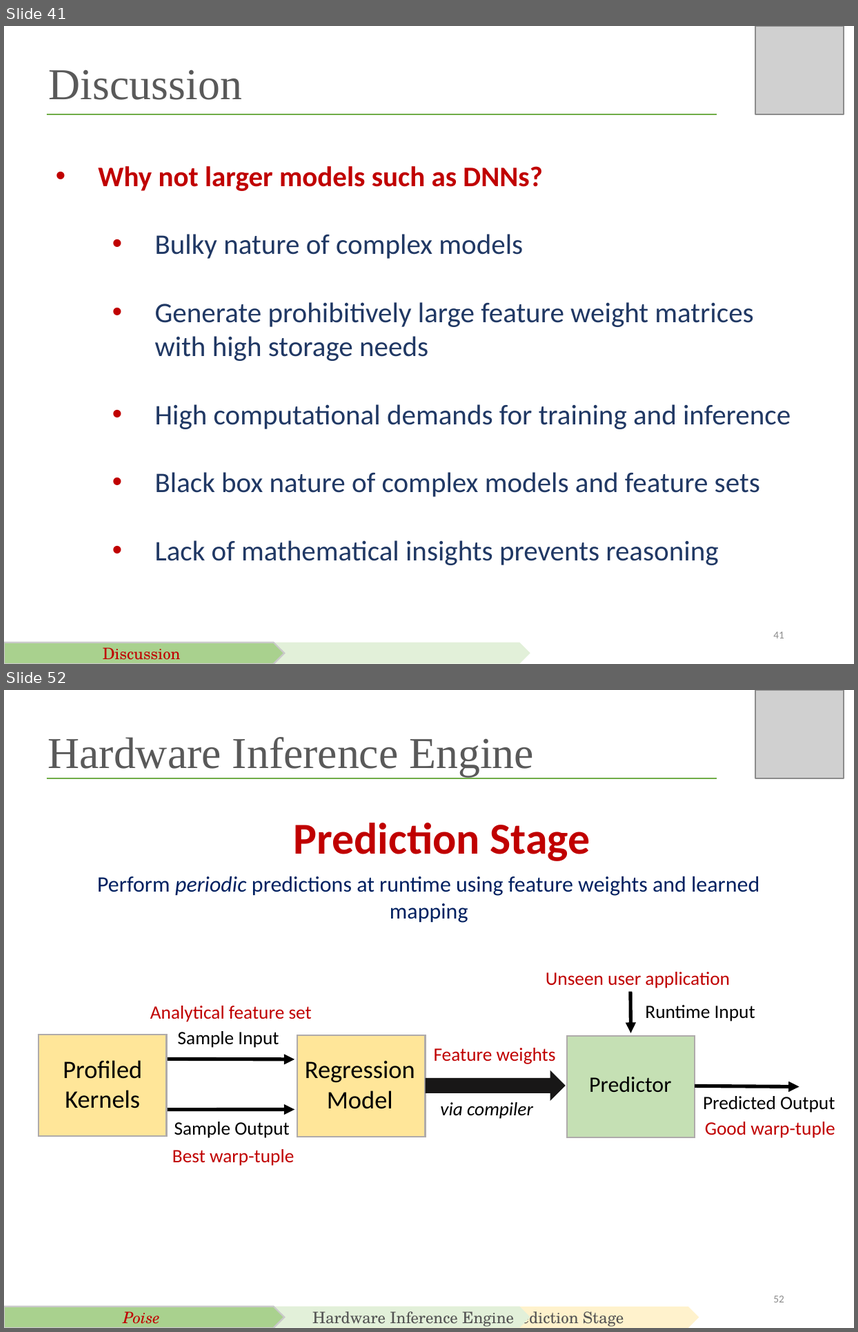
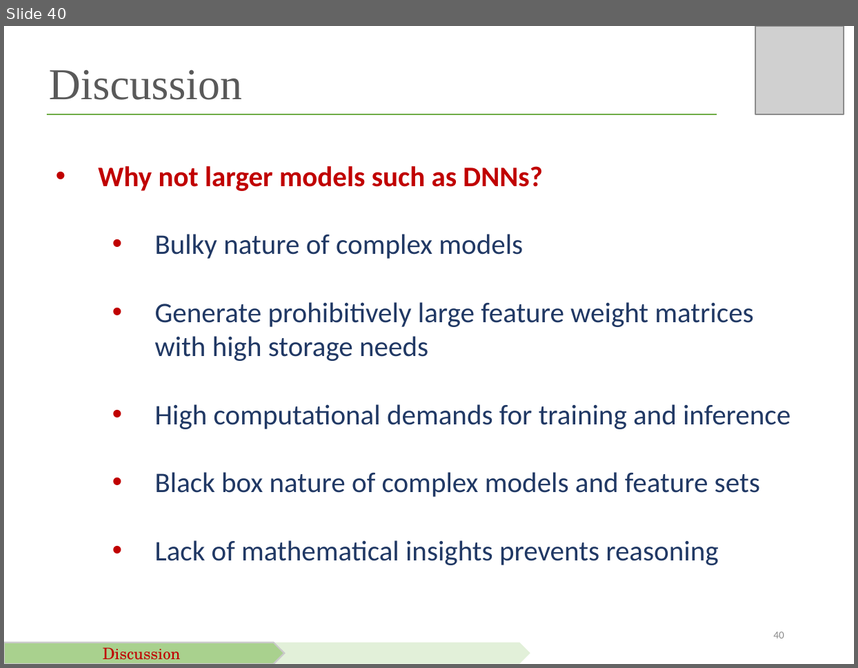
Before and after one commit to saumaydublish/saumaydublish.github.io, a slide deck: slides/hpca2019_slides.pptx. Shown one above the other, each under a label of ours: slides 41 and 52 before the commit, slide 40 after it; the slides between them are not shown. The pictures are 858x1332 and 858x668 pixels, drawn with LibreOffice and Linux fonts; fonts in the diff are those of the drawing; grey boxes stand for pictures. Boxes give left, top, right and bottom in pixels: in the first picture for what was removed or moved away, otherwise in the second. Text is boxed around its words. In the diff, an @@ line names an element or a change of style, - is before the commit and + after.

```diff
--- a/slides/hpca2019_slides.pptx
+++ b/slides/hpca2019_slides.pptx
@@ slide 52 removed at bbox=[4, 690, 854, 1328], background #FFFFFF @@
@@ picture removed at bbox=[755, 690, 844, 778] @@
@@ text removed at bbox=[48, 737, 535, 776] @@
-Hardware Inference Engine
@@ line removed from (47, 778) to (717, 778) @@
@@ text removed at bbox=[294, 822, 590, 861] @@
-Prediction Stage
@@ text removed at bbox=[97, 876, 760, 896] @@
-Perform periodic predictions at runtime using feature weights and learned mapping
@@ group removed at bbox=[39, 1005, 426, 1165]: 6 texts, 2 rectangles, 2 arrows @@
-Profiled Kernels
-Analytical feature set
-Sample Input
-Sample Output
-Best warp-tuple
-Regression Model
@@ group removed at bbox=[426, 972, 835, 1138]: 7 texts, 2 arrows, 1 right arrow, 1 rectangle @@
-Feature weights
-Predictor
-Runtime Input
-Unseen user application
-Predicted Output
-Good warp-tuple
-via compiler
@@ pentagon arrow removed at bbox=[4, 1305, 284, 1327] @@
-Poise
@@ pentagon arrow removed at bbox=[141, 1305, 530, 1327] @@
-Hardware Inference Engine
@@ pentagon arrow removed at bbox=[310, 1307, 699, 1328] @@
-Prediction Stage
@@ page number removed at bbox=[773, 1295, 784, 1302] @@
-52
@@ what was slide 41 is now slide 40 @@
@@ page number at bbox=[773, 631, 784, 638]: text changed @@
-41
+40
```
Also in this commit, not shown: 2 slides changed, 9 other slides removed, 4 other files.
